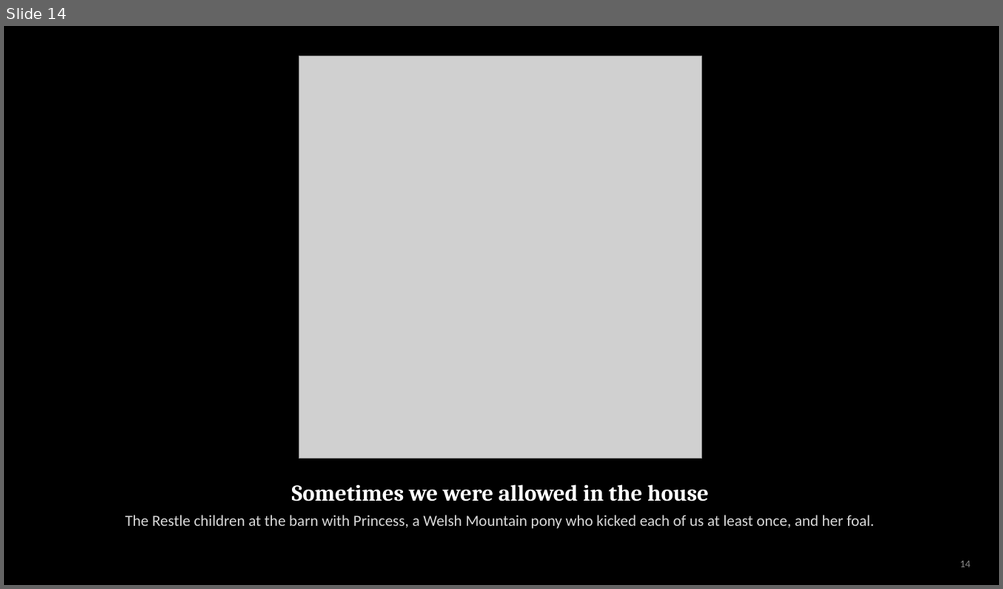
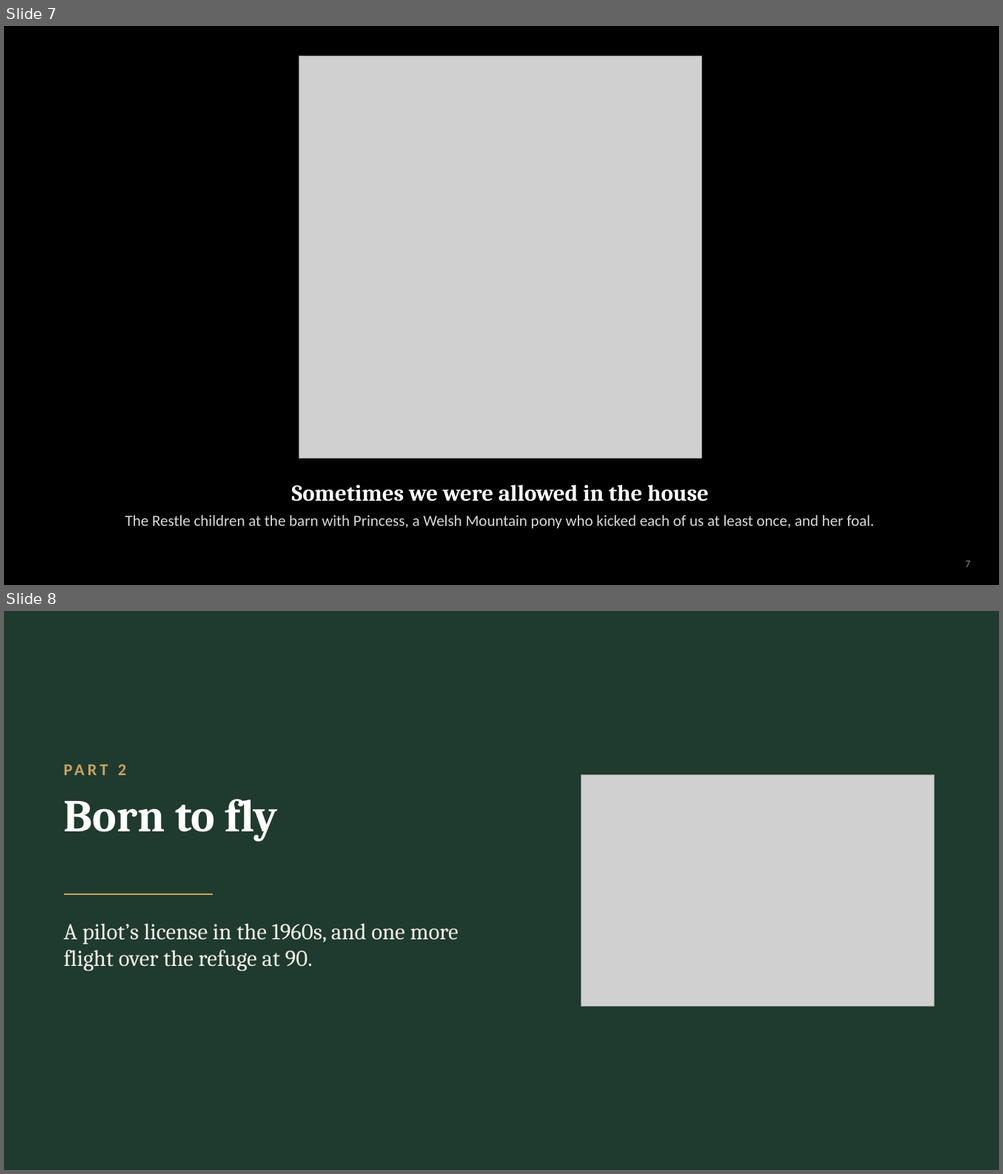
Before and after one commit to arrestle/bobbie-memorial, a slide deck: For Phillip/phillip-slides.pptx. Shown one above the other, each under a label of ours: slide 14 before the commit, slides 7 and 8 after it. The pictures are 1003x589 and 1003x1174 pixels, drawn with LibreOffice and Linux fonts; fonts in the diff are those of the drawing; grey boxes stand for pictures. Boxes give left, top, right and bottom in pixels: in the first picture for what was removed or moved away, otherwise in the second. Text is boxed around its words. In the diff, an @@ line names an element or a change of style, - is before the commit and + after.

```diff
--- a/For Phillip/phillip-slides.pptx
+++ b/For Phillip/phillip-slides.pptx
@@ slide 8 added at (x1=4, y1=611, x2=999, y2=1170), background #1F3A2E @@
@@ text added at (x1=118, y1=764, x2=126, y2=775), 16 pt, text #C9A461, bold @@
+PART 2
@@ picture added at (x1=581, y1=775, x2=933, y2=1006) @@
@@ text added at (x1=64, y1=799, x2=277, y2=842), 44 pt, text #FFFFFF, bold @@
+Born to fly
@@ line added from (64, 894) to (213, 894), #C9A461 1.5 pt @@
@@ text added at (x1=64, y1=923, x2=458, y2=971), 22 pt, text #F2EFE8 @@
+A pilot’s license in the 1960s, and one more flight over the refuge at 90.
@@ what was slide 14 is now slide 7 @@
@@ page number at (x1=965, y1=561, x2=970, y2=568): text changed @@
-14
+7
```
Also in this commit, not shown: 6 slides changed, 3 other slides added.
